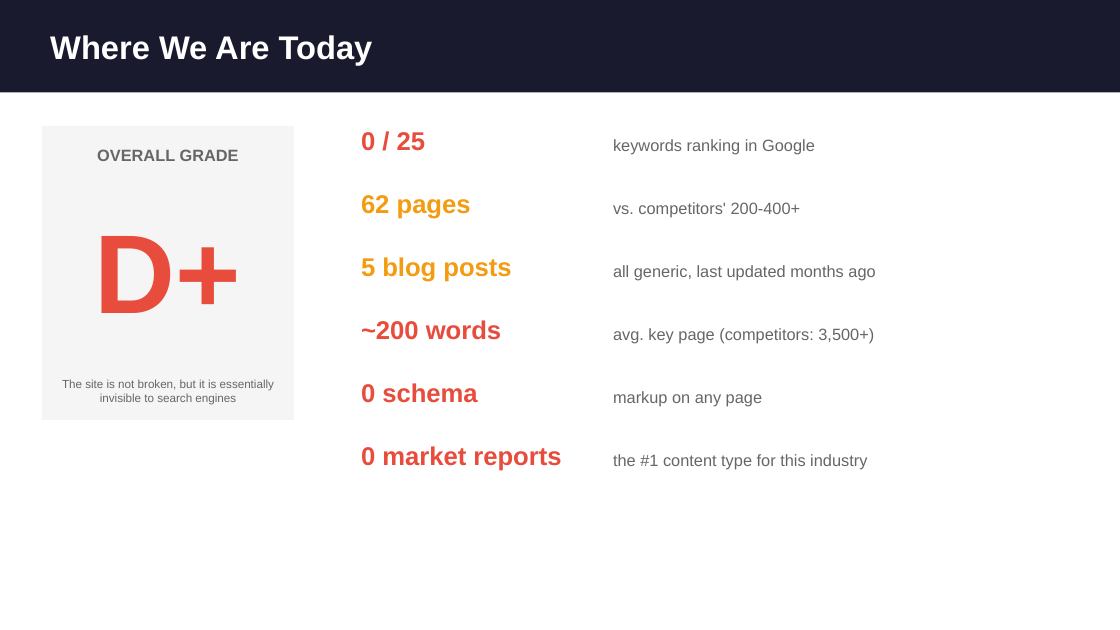
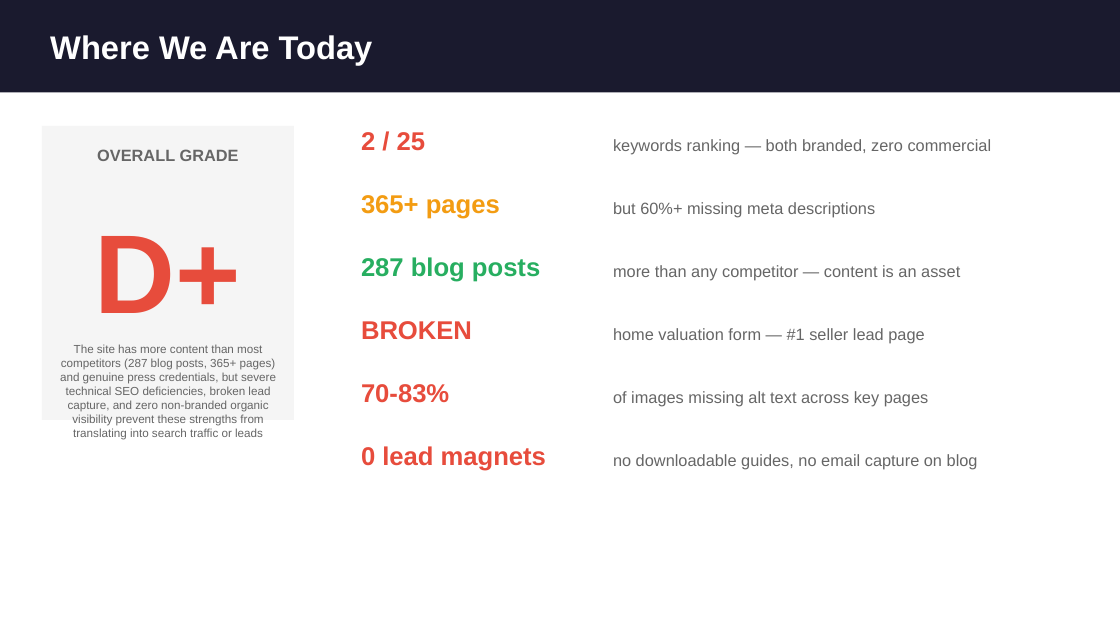
Before and after one commit to tastyppc-marketing/site-audit, a slide deck: slide 2 of clients/liane-jamason/seo/reports/SEO-Audit-Presentation.pptx. Drawn at 1120x630 pixels with LibreOffice and Linux fonts; fonts in the diff are those of the drawing. Boxes give left, top, right and bottom in pixels: in the first picture for what was removed or moved away, otherwise in the second. Text is boxed around its words. In the diff, an @@ line names an element or a change of style, - is before the commit and + after.

```diff
--- a/clients/liane-jamason/seo/reports/SEO-Audit-Presentation.pptx
+++ b/clients/liane-jamason/seo/reports/SEO-Audit-Presentation.pptx
@@ text at [361,132,426,151]: text changed @@
-0 / 25
+2 / 25
@@ text at [613,139,992,155]: text changed @@
-keywords ranking in Google
+keywords ranking — both branded, zero commercial
@@ text at [361,195,500,219]: text changed @@
-62 pages
+365+ pages
@@ text at [613,202,875,218]: text changed @@
-vs. competitors' 200-400+
+but 60%+ missing meta descriptions
@@ text at [361,257,540,282]: text changed; text colour #F39C12 to #27AE60 @@
-5 blog posts
+287 blog posts
@@ text at [613,265,960,281]: text changed @@
-all generic, last updated months ago
+more than any competitor — content is an asset
@@ text at [361,321,472,340]: text changed @@
-~200 words
+BROKEN
@@ text at [613,328,924,344]: text changed @@
-avg. key page (competitors: 3,500+)
+home valuation form — #1 seller lead page
@@ text at [60,344,276,440]: text changed @@
-The site is not broken, but it is essentially invisible to search engines
+The site has more content than most competitors (287 blog posts, 365+ pages) and genuine press credentials, but severe technical SEO deficiencies, broken lead capture, and zero non-branded organic visibility prevent these strengths from translating into search traffic or leads
@@ text at [361,384,449,403]: text changed @@
-0 schema
+70-83%
@@ text at [613,391,929,407]: text changed @@
-markup on any page
+of images missing alt text across key pages
@@ text at [361,446,546,471]: text changed @@
-0 market reports
+0 lead magnets
@@ text at [613,454,978,470]: text changed @@
-the #1 content type for this industry
+no downloadable guides, no email capture on blog
```
Also in this commit, not shown: 14 other slides changed, 4 other files.
